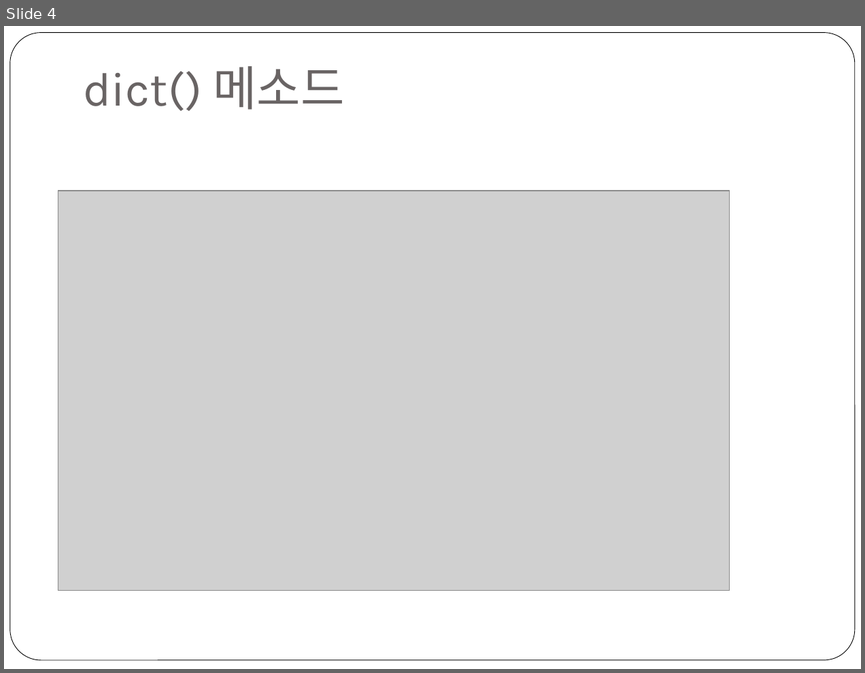
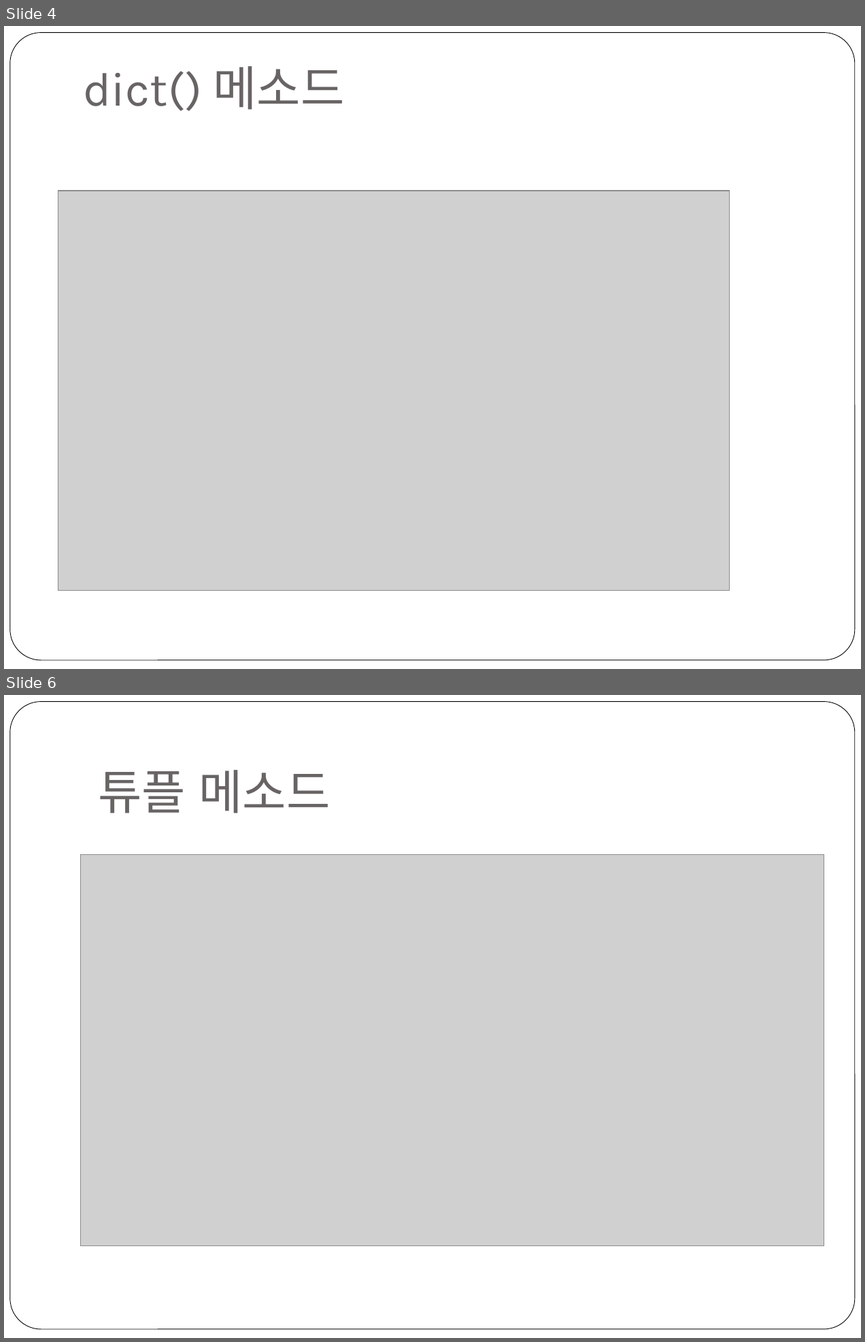
Before and after one commit to freshmea/weizman_python_class, a slide deck: textbook/파이썬2-3교시.pptx. Shown one above the other, each under a label of ours: slide 4 before the commit, slides 4 and 6 after it; the slides between them are not shown. The pictures are 865x673 and 865x1342 pixels, drawn with LibreOffice and Linux fonts; fonts in the diff are those of the drawing; grey boxes stand for pictures. Boxes give left, top, right and bottom in pixels: in the first picture for what was removed or moved away, otherwise in the second. Text is boxed around its words. In the diff, an @@ line names an element or a change of style, - is before the commit and + after.

```diff
--- a/textbook/파이썬2-3교시.pptx
+++ b/textbook/파이썬2-3교시.pptx
@@ slide 6 added at box(4, 695, 861, 1338), background #FFFFFF; not listed: 1 template element that a slide beside it also shows @@
@@ title added at box(98, 770, 330, 813), 40 pt, text #696464 @@
+튜플 메소드
@@ picture added at box(80, 854, 824, 1246) @@
```
Also in this commit, not shown: 4 other slides added, 3 slides removed, 1 other file.
